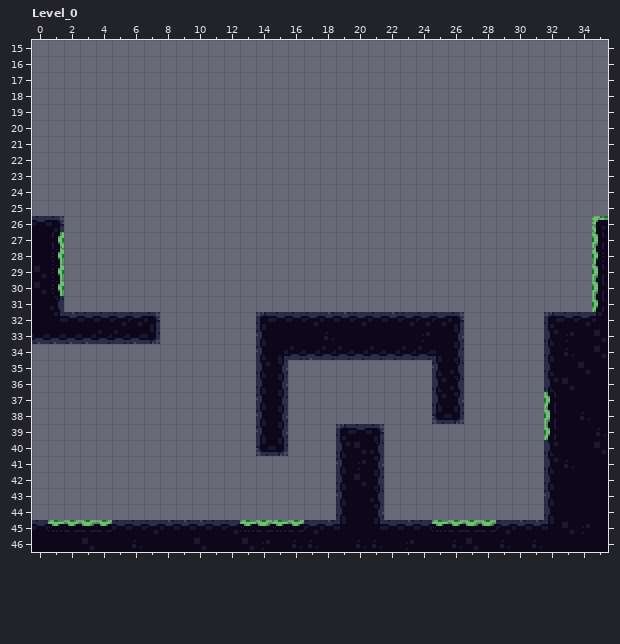
An edit to a level. LDtk project, map/ldtk/testmap.ldtk. The picture above was drawn from the file before the commit.
Cells are 8x8 px. Shown: Level_0 x 0..35, y 15..46.
New version:
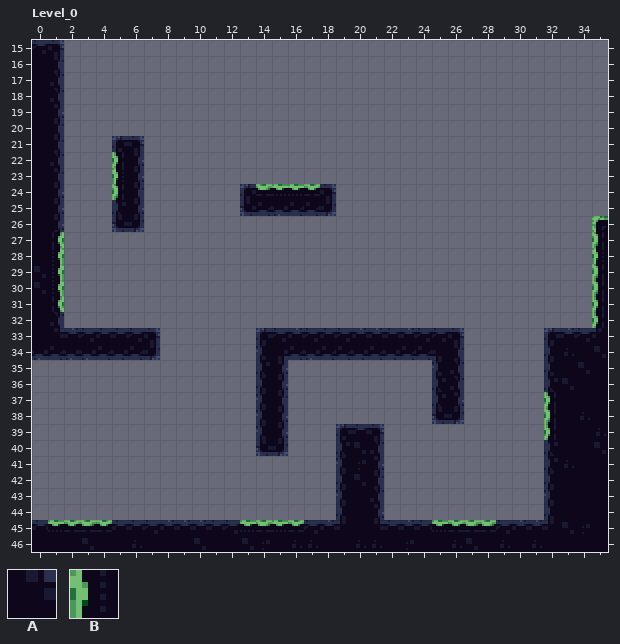
Key: from "IntGrid": A 1 "NonSticky", B 2 "Sticky".
_ is an empty cell, . an unchanged one.
What changed:
--- layer "IntGrid"
@@ x 0..18 @@
-15 __.................
-16 __.................
-17 __.................
-18 __.................
-19 __.................
-20 __.................
-21 __...__............
-22 __...__............
-23 __...__............
-24 __...__......______
-25 __...__......______
-26 .....__............
+15 AA.................
+16 AA.................
+17 AA.................
+18 AA.................
+19 AA.................
+20 AA.................
+21 AA...AA............
+22 AA...BA............
+23 AA...BA............
+24 AA...BA......ABBBBA
+25 AA...AA......AAAAAA
+26 .....AA............
@@ x 1..35 @@
-31 A..................................
-32 .AAAAAA......AAAAAAAAAAAAA.....AAAA
+31 B..................................
+32 .______......_____________.....___B
@@ x 0..7 @@
-34 ________
+34 AAAAAAAA
